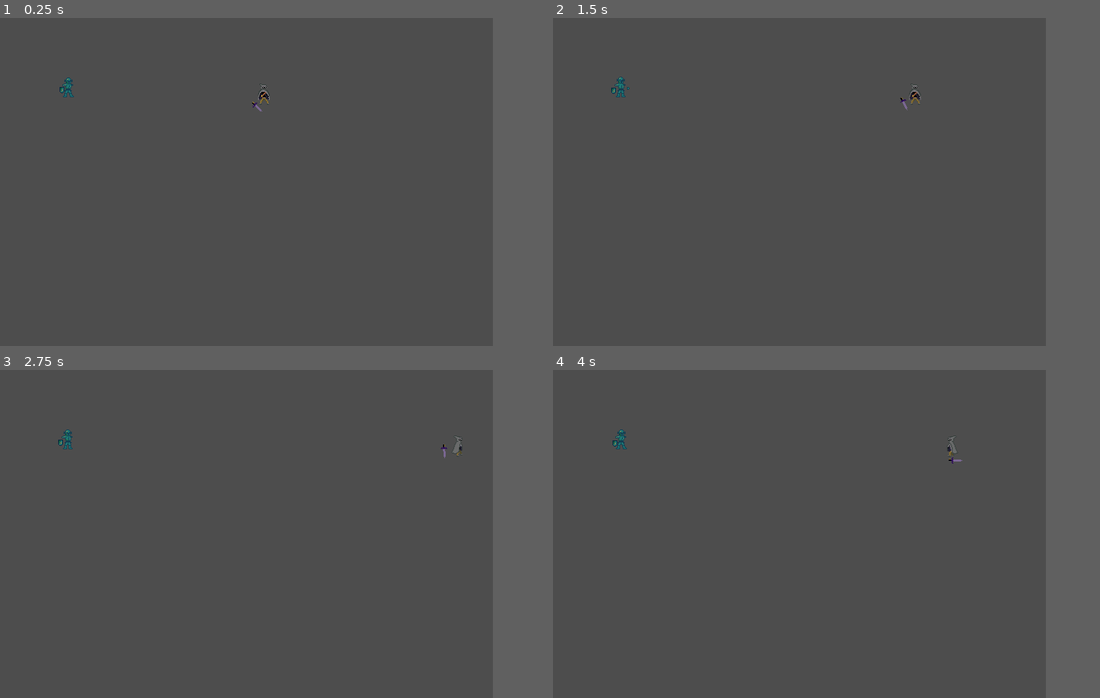
Above: before the commit, frames 1-4 (two rows, left to right).
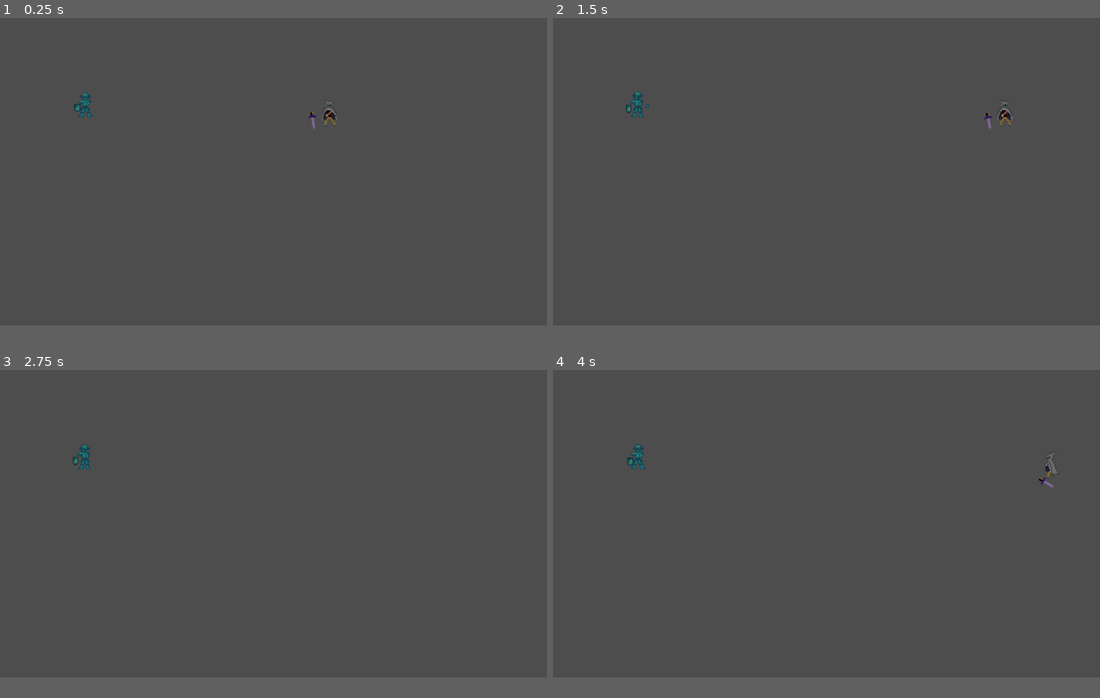
Above: after the commit, the same moments.

Repository: jozeni00/rolo_project
Game: Godot game, scene res://src/main/main.tscn
The game is run twice, just before and just after one commit, with the same random seed, the same clock (stepped at 60 frames per second) and the same inputs.
Inputs (mouse positions are in pixels of both pictures, inside the frame that each line leads up to):
- Up to frame 1 (0.25 s): no input
- Up to frame 2 (1.5 s): tap Enter at 0.5 s; move the mouse to (908, 165) at 0.52 s; press the mouse at (908, 165) at 0.53 s; hold Right (Right) 0.53-1.25 s; release the mouse at (908, 165) at 1.25 s; drag from (700, 198) to (914, 93) at 1.27 s
- Up to frame 3 (2.75 s): move the mouse to (295, 461) at 2.02 s; hold Right (Right) from 2.03 s (still down); hold F (Interact) from 2.03 s (still down)
- Up to frame 4 (4 s): release Right (Right) at 2.75 s; release F (Interact) at 2.75 s; drag from (777, 599) to (996, 455) at 2.77 s; move the mouse to (946, 583) at 3.52 s; press the mouse at (946, 583) at 3.53 s; hold Left (Left) from 3.53 s (still down)
In our replay, the window is 720x480 before the commit and 799x450 after it. These sizes can differ from the game's own. Grey fills any space a smaller window leaves; there, only what the larger window draws over its background counts as a difference.

The runs differ from the first frame. In frame 1, 0.5% of the frame differs, in the area x 10-62%, y 18-34%; in frame 2, 0.5%; in frame 3, 0.3%; in frame 4, 0.4%.

Commit message:
Cycle 1 resolution settings.
Co-Authored-By: lammarcarey <197029777+lammarcarey@users.noreply.github.com>

Diff:
--- a/project.godot
+++ b/project.godot
@@ -19,6 +19,7 @@
 
 window/size/viewport_width=640
 window/size/viewport_height=360
+window/stretch/mode="canvas_items"
 
 [global_group]
 
--- a/src/Settings/settings_menu.tscn
+++ b/src/Settings/settings_menu.tscn
@@ -559,3 +559,5 @@
 [node name="ConfirmationDialog" type="ConfirmationDialog" parent="."]
 ok_button_text = "Yes"
 cancel_button_text = "No"
+
+[connection signal="item_selected" from="Panel/ScrollContainer/VBoxContainer/Displays/Resolution" to="Panel/ScrollContainer/VBoxContainer/Displays" method="_on_resolution_item_selected"]
--- a/src/Settings/src/displays.gd
+++ b/src/Settings/src/displays.gd
@@ -22,6 +22,7 @@
 
 # Resolution Options
 func _on_option_button_item_selected(index: int) -> void:
+	print("here")
 	var resolutions = [
 		Vector2i(640, 360),
 		Vector2i(1280, 720),
@@ -29,3 +30,14 @@
 	]
 	DisplayServer.window_set_size(resolutions[index])
 	print("Resolution changed to:", resolutions[index])
+
+
+func _on_resolution_item_selected(index: int) -> void:
+	print("here")
+	var resolutions = [
+		Vector2i(640, 360),
+		Vector2i(1280, 720),
+		Vector2i(1920, 1080)
+	]
+	DisplayServer.window_set_size(resolutions[index])
+	print("Resolution changed to:", resolutions[index])
